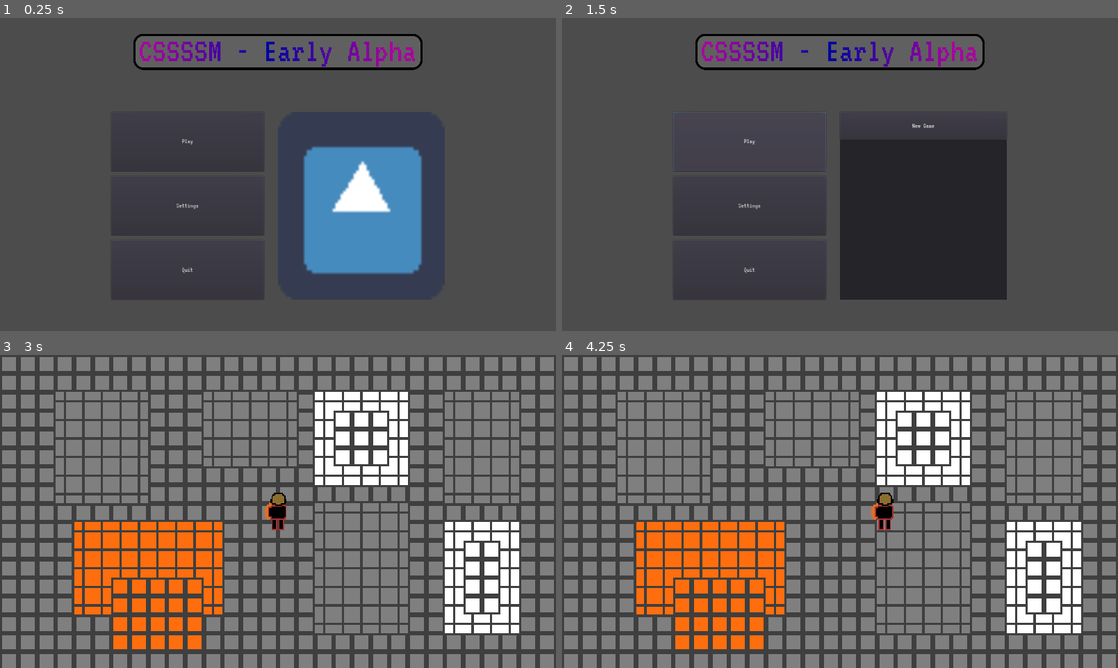
Above: before the commit, frames 1-4 (two rows, left to right).
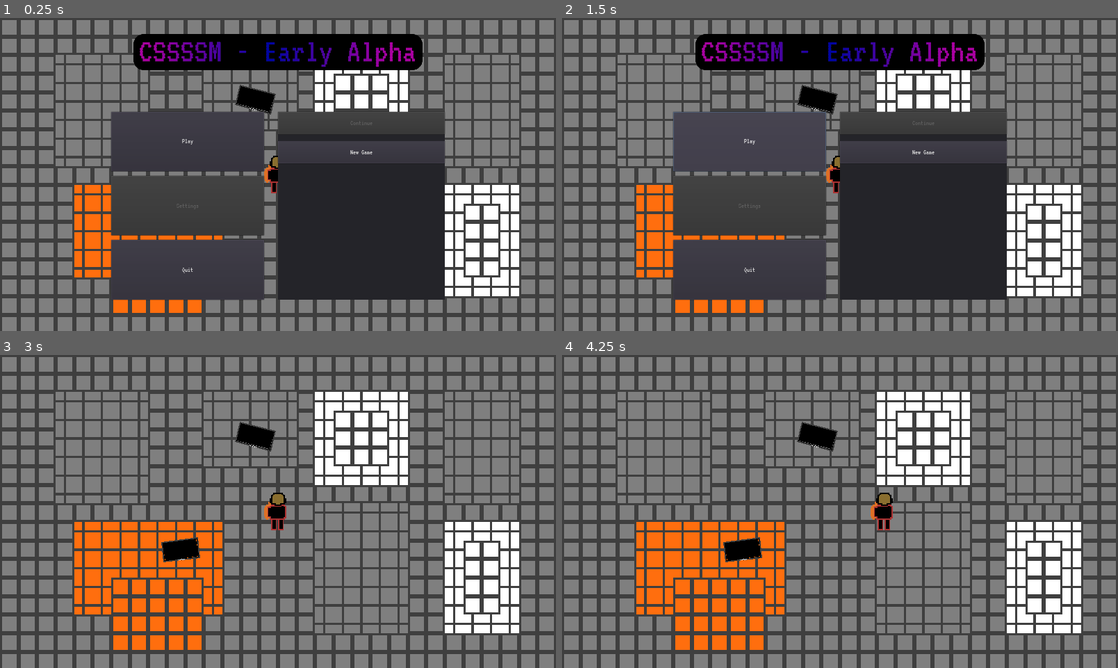
Above: after the commit, the same moments.

Repository: craftablescience/GithubGameOff2020
Game: Godot game, scene res://scenes/Main.tscn
Same seed, same stepped clock (60 frames per second), same inputs: the game is played once before the commit and once after it. The engine's default icon, where the game draws it, is replaced by a stand-in: a white triangle on a blue panel in a dark square. Video files are missing from this copy of the repository; at most half a second of black plays in their place.
Inputs (mouse positions are in pixels of both pictures, inside the frame that each line leads up to):
- Up to frame 1 (0.25 s): no input
- Up to frame 2 (1.5 s): click (751, 205) at 0.5 s, where only the run before the commit has a clickable "Settings"; click "Play" at 1.25 s
- Up to frame 3 (3 s): click "Play" at 2 s; click "New Game" at 2.75 s
- Up to frame 4 (4.25 s): tap Enter at 3.5 s; hold Right (ui_right) from 3.53 s (still down)

The runs differ from the first frame. In frame 1, 60% of the frame differs, in the area x 0-100%, y 0-100%; in frame 2, 46%; in frame 3, 3.3%; in frame 4, 3.3%.

Commit message:
Lots of changes

Diff:
--- a/project.godot
+++ b/project.godot
@@ -8,9 +8,14 @@
 
 config_version=4
 
-_global_script_classes=[  ]
+_global_script_classes=[ {
+"base": "Node2D",
+"class": "Item",
+"language": "GDScript",
+"path": "res://scripts/items/Item.gd"
+} ]
 _global_script_class_icons={
-
+"Item": "res://images/editor/Item.png"
 }
 
 [application]
@@ -22,6 +27,10 @@
 boot_splash/fullsize=false
 boot_splash/bg_color=Color( 0.243137, 0.243137, 0.243137, 1 )
 config/icon="res://images/logo/icon.png"
+
+[autoload]
+
+Globals="*res://scripts/Globals.gd"
 
 [display]
 
@@ -89,4 +98,5 @@
 
 [rendering]
 
+quality/2d/use_pixel_snap=true
 environment/default_environment="res://default_env.tres"
--- a/scenes/Main.tscn
+++ b/scenes/Main.tscn
@@ -9,10 +9,17 @@
 script = ExtResource( 3 )
 
 [node name="Menu" type="CanvasLayer" parent="."]
-layer = 5
+pause_mode = 2
+layer = 3
 
 [node name="MainMenu" parent="Menu" instance=ExtResource( 1 )]
-visible = false
 
-[node name="Game" parent="." instance=ExtResource( 2 )]
+[node name="HUD" type="CanvasLayer" parent="."]
+pause_mode = 1
+layer = 2
+
+[node name="Game" type="CanvasLayer" parent="."]
+pause_mode = 1
+
+[node name="Game" parent="Game" instance=ExtResource( 2 )]
 [connection signal="new_game" from="Menu/MainMenu" to="." method="_on_MainMenu_new_game"]
--- /dev/null
+++ b/scenes/decoration/BrokenVideoFeed.tscn
@@ -0,0 +1,34 @@
+[gd_scene load_steps=5 format=2]
+
+[ext_resource path="res://videos/static/static.ogv" type="VideoStream" id=1]
+[ext_resource path="res://images/decoration/brokenvideofeed_backdrop.png" type="Texture" id=2]
+[ext_resource path="res://scripts/decoration/BrokenVideoFeed.gd" type="Script" id=3]
+
+[sub_resource type="StyleBoxTexture" id=1]
+texture = ExtResource( 2 )
+region_rect = Rect2( 0, 0, 64, 36 )
+
+[node name="BrokenVideoFeed" type="Node2D"]
+script = ExtResource( 3 )
+
+[node name="Panel" type="Panel" parent="."]
+margin_left = -64.0
+margin_top = -36.0
+margin_right = 64.0
+margin_bottom = 36.0
+custom_styles/panel = SubResource( 1 )
+__meta__ = {
+"_edit_use_anchors_": false
+}
+
+[node name="VideoPlayer" type="VideoPlayer" parent="Panel"]
+anchor_left = 0.046875
+anchor_top = 0.0833333
+anchor_right = 0.953125
+anchor_bottom = 0.916667
+stream = ExtResource( 1 )
+autoplay = true
+__meta__ = {
+"_edit_use_anchors_": true
+}
+[connection signal="finished" from="Panel/VideoPlayer" to="." method="_on_VideoPlayer_finished"]
--- a/scenes/entities/Player.tscn
+++ b/scenes/entities/Player.tscn
@@ -18,6 +18,3 @@
 
 [node name="CollisionShape2D" type="CollisionShape2D" parent="."]
 shape = SubResource( 1 )
-
-[node name="Camera" type="Camera2D" parent="."]
-current = true
--- a/scenes/game/Game.tscn
+++ b/scenes/game/Game.tscn
@@ -1,29 +1,13 @@
 [gd_scene load_steps=5 format=2]
 
 [ext_resource path="res://scenes/entities/Player.tscn" type="PackedScene" id=1]
-[ext_resource path="res://theme/theme.theme" type="Theme" id=2]
+[ext_resource path="res://scenes/decoration/BrokenVideoFeed.tscn" type="PackedScene" id=2]
 [ext_resource path="res://tilesets/Environment.tres" type="TileSet" id=3]
 [ext_resource path="res://tilesets/Decals.tres" type="TileSet" id=4]
 
 [node name="Game" type="Node2D"]
 
-[node name="UI" type="CanvasLayer" parent="."]
-layer = 0
-
-[node name="UI" type="Control" parent="UI"]
-anchor_right = 1.0
-anchor_bottom = 1.0
-theme = ExtResource( 2 )
-__meta__ = {
-"_edit_use_anchors_": false
-}
-
-[node name="Game" type="CanvasLayer" parent="."]
-layer = -1
-
-[node name="Root" type="Node2D" parent="Game"]
-
-[node name="Environment" type="TileMap" parent="Game/Root"]
+[node name="Environment" type="TileMap" parent="."]
 scale = Vector2( 2, 2 )
 tile_set = ExtResource( 3 )
 cell_size = Vector2( 32, 32 )
@@ -31,12 +15,20 @@
 format = 1
 tile_data = PoolIntArray( 0, 3, 0, 1, 3, 0, 2, 3, 0, 3, 3, 0, 4, 3, 0, 5, 3, 0, 6, 3, 0, 7, 3, 0, 8, 3, 0, 9, 3, 0, 10, …(6917 unchanged characters)…
 
-[node name="Decals" type="TileMap" parent="Game/Root"]
+[node name="BrokenVideoFeed" parent="." instance=ExtResource( 2 )]
+position = Vector2( 881.99, 281.524 )
+rotation = 0.253073
+
+[node name="BrokenVideoFeed2" parent="." instance=ExtResource( 2 )]
+position = Vector2( 624.089, 672.355 )
+rotation = -0.127409
+
+[node name="Decals" type="TileMap" parent="."]
 scale = Vector2( 2, 2 )
 tile_set = ExtResource( 4 )
 cell_size = Vector2( 32, 32 )
 cell_quadrant_size = 8
 format = 1
 
-[node name="Player" parent="Game/Root" instance=ExtResource( 1 )]
+[node name="Player" parent="." instance=ExtResource( 1 )]
 position = Vector2( 960, 540 )
--- a/scenes/menu/MainMenu.tscn
+++ b/scenes/menu/MainMenu.tscn
@@ -1,15 +1,15 @@
-[gd_scene load_steps=8 format=2]
+[gd_scene load_steps=7 format=2]
 
 [ext_resource path="res://scripts/menu/BetaNotice.gd" type="Script" id=1]
 [ext_resource path="res://images/logo/banner.png" type="Texture" id=2]
 [ext_resource path="res://theme/theme.theme" type="Theme" id=3]
-[ext_resource path="res://images/logo/icon.png" type="Texture" id=4]
 [ext_resource path="res://scripts/menu/ContextPanel.gd" type="Script" id=5]
-[ext_resource path="res://scenes/menu/MainMenu.gd" type="Script" id=6]
+[ext_resource path="res://scripts/menu/MainMenu.gd" type="Script" id=6]
 
 [sub_resource type="StyleBoxEmpty" id=1]
 
 [node name="MainMenu" type="Control"]
+pause_mode = 2
 anchor_right = 1.0
 anchor_bottom = 1.0
 theme = ExtResource( 3 )
@@ -64,6 +64,7 @@
 margin_right = 528.0
 margin_bottom = 426.0
 size_flags_vertical = 3
+disabled = true
 text = "Settings"
 
 [node name="Quit" type="Button" parent="VBoxContainer"]
@@ -85,26 +86,25 @@
 "_edit_use_anchors_": false
 }
 
-[node name="EmptyBox" type="VBoxContainer" parent="ContextPanel"]
+[node name="PlayBox" type="Panel" parent="ContextPanel"]
 anchor_right = 1.0
 anchor_bottom = 1.0
 
-[node name="TextureRect" type="TextureRect" parent="ContextPanel/EmptyBox"]
-margin_right = 576.0
-margin_bottom = 648.0
-size_flags_horizontal = 3
-size_flags_vertical = 3
-texture = ExtResource( 4 )
-expand = true
-
-[node name="PlayBox" type="Panel" parent="ContextPanel"]
-visible = false
+[node name="Continue" type="Button" parent="ContextPanel/PlayBox"]
 anchor_right = 1.0
-anchor_bottom = 1.0
+anchor_bottom = 0.12
+disabled = true
+text = "Continue"
+__meta__ = {
+"_edit_use_anchors_": false
+}
 
 [node name="NewGame" type="Button" parent="ContextPanel/PlayBox"]
+anchor_top = 0.15
 anchor_right = 1.0
-anchor_bottom = 0.15
+anchor_bottom = 0.27
+margin_top = 2.51984
+margin_bottom = 2.51985
 size_flags_horizontal = 3
 text = "New Game"
 
--- /dev/null
+++ b/scripts/Globals.gd
@@ -0,0 +1,7 @@
+extends Node
+
+
+onready var ITEM_TYPES: Dictionary = {
+	"NULL":   {"texture": ""},
+	"PISTOL": {"texture": ""}
+}
--- a/scripts/Main.gd
+++ b/scripts/Main.gd
@@ -1,21 +1,23 @@
 extends Node2D
 
 
+var MainMenu: Control
+var Game: Node2D
+
+
 func _ready() -> void:
-	$Game/UI/UI.hide()
-	$Game/Game/Root.hide()
-	$Menu/MainMenu.show()
+	MainMenu = $Menu/MainMenu
+	Game = $Game/Game
+	MainMenu.show()
+	MainMenu.modulate.a = 1
+	Game.show()
 	get_tree().paused = true
 
 func _process(delta: float) -> void:
 	if Input.is_action_just_pressed("ui_cancel"):
-		$Game/UI/UI.hide()
-		$Game/Game/Root.hide()
-		$Menu/MainMenu.show()
+		MainMenu.show()
 		get_tree().paused = true
 
 func _on_MainMenu_new_game() -> void:
-	$Menu/MainMenu.hide()
-	$Game/Game/Root.show()
-	$Game/UI/UI.show()
+	MainMenu.hide()
 	get_tree().paused = false
--- /dev/null
+++ b/scripts/decoration/BrokenVideoFeed.gd
@@ -0,0 +1,5 @@
+extends Node2D
+
+
+func _on_VideoPlayer_finished() -> void:
+	$Panel/VideoPlayer.play()
--- /dev/null
+++ b/scripts/game/Camera.gd
@@ -0,0 +1,14 @@
+extends Camera2D
+
+
+func _ready() -> void:
+	self.current = false
+
+
+func _process(delta: float) -> void:
+	if false:
+		self.current = true
+		self.position = get_parent().get_node("Game/Game/Root/Player").position
+	else:
+		self.position = Vector2()
+		self.current = false
--- /dev/null
+++ b/scripts/items/Item.gd
@@ -0,0 +1,15 @@
+extends Node2D
+class_name Item, "res://images/editor/Item.png"
+
+
+var TYPE: int
+
+
+func _ready() -> void:
+	TYPE = TYPES.EMPTY
+
+func get_type() -> int:
+	return TYPE
+
+func set_typw(type: int) -> void:
+	self.TYPE = type
--- a/scripts/menu/ContextPanel.gd
+++ b/scripts/menu/ContextPanel.gd
@@ -9,13 +9,13 @@
 
 
 func _on_Play_pressed() -> void:
+	self.current_tab = 0
+
+func _on_Settings_pressed() -> void:
 	self.current_tab = 1
 
-func _on_Settings_pressed() -> void:
+func _on_Quit_pressed() -> void:
 	self.current_tab = 2
-
-func _on_Quit_pressed() -> void:
-	self.current_tab = 3
 
 func _on_QuitForReal_pressed() -> void:
 	get_tree().quit(0)
Binary file added: images/decoration/brokenvideofeed_backdrop.png
Not shown, added: images/decoration/brokenvideofeed_backdrop.png.import
Binary file added: images/editor/Item.png
Not shown, added: images/editor/Item.png.import
Binary file added: images/entities/pistol/pistol.png
Not shown, added: images/entities/pistol/pistol.png.import
Binary file changed: images/logo/banner.png
Renamed: scenes/menu/MainMenu.gd -> scripts/menu/MainMenu.gd
Not shown, added: videos/static/static.ogv
